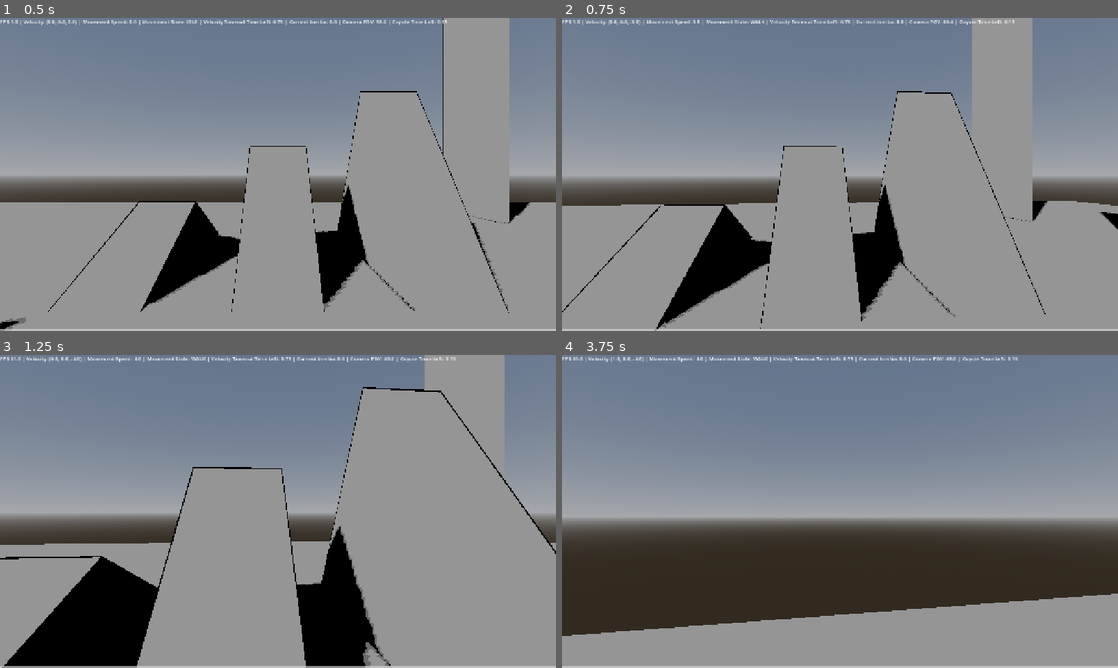
Above: before the commit, frames 1-4 (two rows, left to right).
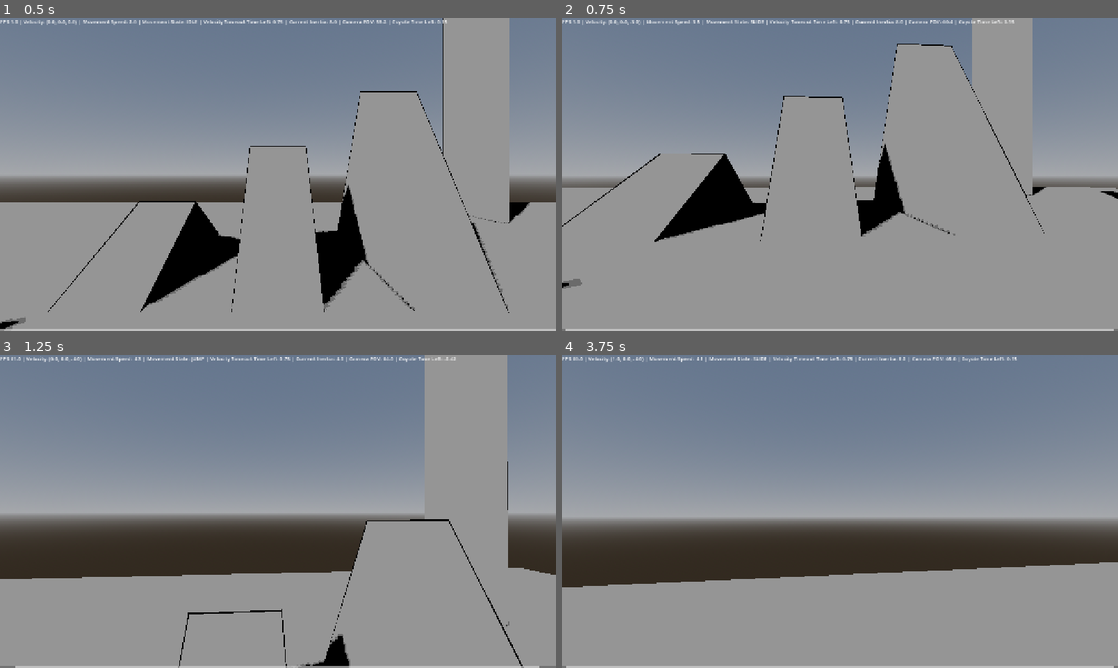
Above: after the commit, the same moments.

Repository: naxemis/multiplayer-fps
Game: Godot game, scene res://scenes/root/root.tscn
Same seed, same stepped clock (60 frames per second), same inputs: the game is played once before the commit and once after it.
Inputs (mouse positions are in pixels of both pictures, inside the frame that each line leads up to):
- Up to frame 1 (0.5 s): no input
- Up to frame 2 (0.75 s): move the mouse to (867, 174) at 0.52 s; hold W (forward) from 0.53 s (still down); hold C (slide) from 0.53 s (still down)
- Up to frame 3 (1.25 s): keep holding W (forward); keep holding C (slide); tap Ctrl (change_wall_jump_direction) at 0.77 s; tap Space (jump) at 0.8 s
- Up to frame 4 (3.75 s): keep holding W (forward); move the mouse to (812, 511) at 1.27 s; release C (slide) at 1.28 s; tap Space (jump) at 1.35, 2.3 s; tap Ctrl (change_wall_jump_direction) at 1.52, 3.02 s; tap C (slide) at 1.55, 3.05 s; move the mouse to (851, 505) at 2.02 s; hold Middle mouse button (free_look) 2.03-2.78 s; move the mouse to (834, 517) at 2.77 s; tap Shift (run) at 2.85 s; move the mouse to (878, 514) at 3.52 s; hold C (slide) from 3.53 s (still down)

Frame 1 is identical in both runs. In frame 2, 15% of the frame differs, in the area x 0-100%, y 0-100%; in frame 3, 23%; in frame 4, 13%.

Commit message:
fix(slide): unslide raycast was needed to collide for player to slide

Diff:
--- a/scenes/player/player.tscn
+++ b/scenes/player/player.tscn
@@ -411,6 +411,6 @@
 script = ExtResource("3_gmlin")
 metadata/_custom_type_script = "uid://bnfl516agpv3d"
 
-[node name="MovementStateMachine" type="Node" parent="." unique_id=2109500808]
+[node name="MovementStateMachine" type="Node" parent="." unique_id=1372833849]
 script = ExtResource("5_p47bc")
 metadata/_custom_type_script = "uid://c1kgindmce8qp"
--- a/scripts/player/components/movement_state_machine.gd
+++ b/scripts/player/components/movement_state_machine.gd
@@ -7,7 +7,7 @@
 signal state_changed(new_state: int)
 
 # Enums and constants
-enum MovementStates {IDLE, WALK, RUN, CROUCH, SLIDE, JUMP, DOUBLE_JUMP, WALL_JUMP, FALLING}
+enum MovementStates {IDLE, WALK, RUN, CROUCH, SLIDE, JUMP, DOUBLE_JUMP, WALL_JUMP}
 
 # @export vars
 @export_category("Coyote Time")
@@ -103,7 +103,7 @@
 func _can_enter_slide() -> bool:
 	var input_slide: bool = Input.is_action_pressed("slide")
 
-	return input_slide and _is_on_ground() and _is_moving_forward() and !_player.velocity_timeout and _minimum_stamina(0.0) and _unslide_ray_cast.is_colliding()
+	return input_slide and _is_on_ground() and _is_moving_forward() and !_player.velocity_timeout and _minimum_stamina(0.0) and !_unslide_ray_cast.is_colliding()
 
 func _can_enter_jump() -> bool:
 	var input_jump: bool = Input.is_action_just_pressed("jump")
@@ -113,10 +113,9 @@
 
 func _can_enter_double_jump() -> bool:
 	var input_jump: bool = Input.is_action_just_pressed("jump")
-	var in_air: bool = !_player.is_on_floor() and !coyote_time_active
-	var already_in_air_state: bool = (_current_state == MovementStates.JUMP or _current_state == MovementStates.FALLING)
+	var in_air: bool = !_is_on_ground() and !coyote_time_active
 
-	return input_jump and in_air and already_in_air_state and _has_stamina_for(_player.double_jump_stamina_drain) and _can_double_jump
+	return input_jump and in_air and _has_stamina_for(_player.double_jump_stamina_drain) and _can_double_jump
 
 func _can_enter_wall_jump() -> bool:
 	return Input.is_action_just_pressed("jump") and _player.is_on_wall_only() and _is_moving() and _has_stamina_for(_player.wall_jump_stamina_drain)
@@ -143,7 +142,6 @@
 	if _can_enter_crouch(): return MovementStates.CROUCH
 	if _can_enter_walk(): return MovementStates.WALK
 	if _can_enter_idle(): return MovementStates.IDLE
-	if _can_enter_falling(): return MovementStates.FALLING
 
 	return _current_state
 
@@ -154,4 +152,6 @@
 		_current_state = new_state
 		state_changed.emit(new_state)
 
+		print_debug("State changed to: ", new_state)
+
 	return _current_state
--- a/scripts/player/player.gd
+++ b/scripts/player/player.gd
@@ -332,14 +332,13 @@
 	movement_state_machine.process(delta)
 	get_velocity_timeout(delta)
 	collision_shape_animations(delta)
-	#calculate_movement_speed(delta)
 	calculate_stamina(delta)
 	get_movement_directions()
 	calulcate_movement_inertia(delta)
 
 	camera_controller.process(delta, movement_speed)
 
-	var movement_states_array: Array[String] = ["IDLE", "WALK", "RUN", "CROUCH", "SLIDE", "JUMP", "DOUBLEJUMP", "WALLJUMP", "FALLING"]
+	var movement_states_array: Array[String] = ["IDLE", "WALK", "RUN", "CROUCH", "SLIDE", "JUMP", "DOUBLE_JUMP", "WALL_JUMP"]
 	%Debug.text = str("FPS:", Engine.get_frames_per_second(), " | Velocity: ", round(velocity), " | Movement Speed: ", sna …(345 unchanged characters)…
 
 func _physics_process(delta: float) -> void:
